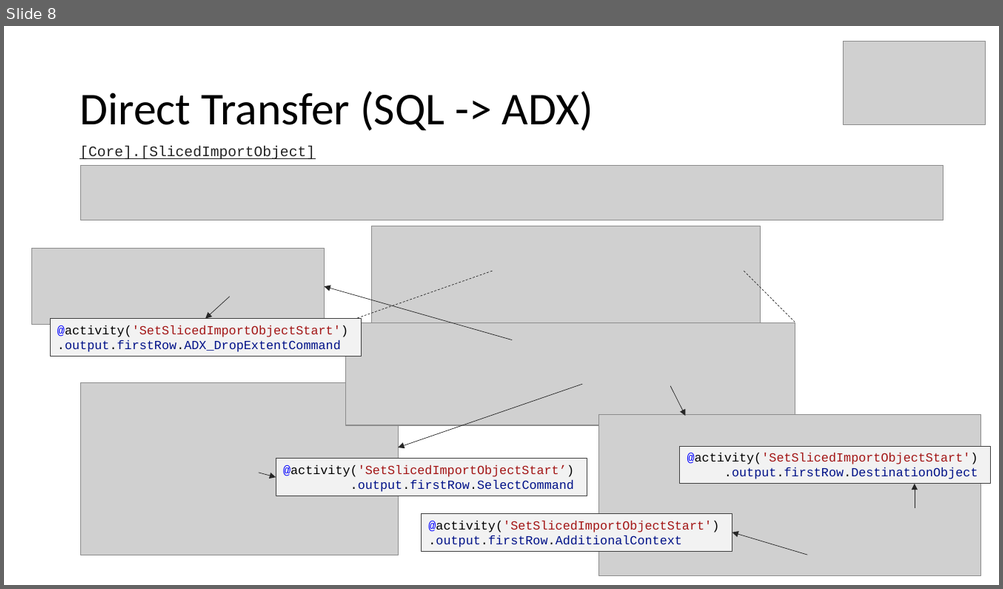
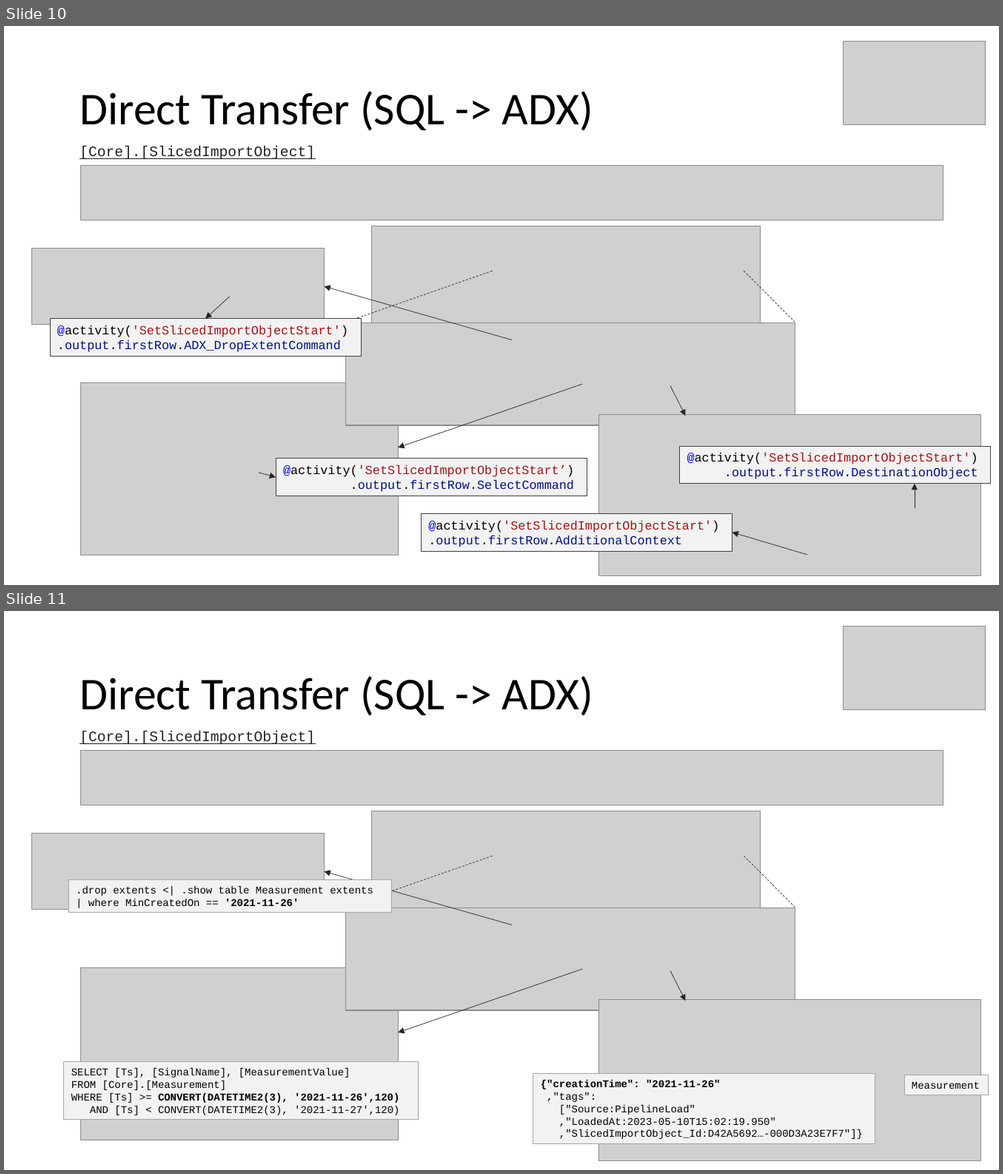
Before and after one commit to meinradweiss/SwissArmyKnife, a slide deck: docs/ADF_SynapsePipelines/PPT/SlicedDataMigrationToolbox.pptx. Shown one above the other, each under a label of ours: slide 8 before the commit, slides 10 and 11 after it. The pictures are 1003x589 and 1003x1174 pixels, drawn with LibreOffice and Linux fonts; fonts in the diff are those of the drawing; grey boxes stand for pictures. Boxes give left, top, right and bottom in pixels: in the first picture for what was removed or moved away, otherwise in the second. Text is boxed around its words. In the diff, an @@ line names an element or a change of style, - is before the commit and + after.

```diff
--- a/docs/ADF_SynapsePipelines/PPT/SlicedDataMigrationToolbox.pptx
+++ b/docs/ADF_SynapsePipelines/PPT/SlicedDataMigrationToolbox.pptx
@@ slide 11 added at (4, 611, 999, 1170), background #FFFFFF @@
@@ picture added at (843, 626, 986, 710) @@
@@ title added at (79, 676, 593, 716), 44 pt, text #000000 @@
+Direct Transfer (SQL -> ADX)
@@ text added at (79, 731, 315, 744), 14 pt, text #212121, underline @@
+[Core].[SlicedImportObject]
@@ picture added at (81, 751, 943, 805) @@
@@ picture added at (372, 812, 760, 917) @@
@@ picture added at (31, 833, 324, 910) @@
@@ arrow added from (512, 925) to (324, 871), #262626 0.5 pt @@
@@ line added from (492, 857) to (346, 907), #262626 0.5 pt dashed @@
@@ line added from (743, 857) to (795, 907), #262626 0.5 pt dashed @@
@@ rectangle added at (69, 880, 392, 912), fill #F2F2F2, outline #A6A6A6 0.75 pt, 10 pt, text #000000 @@
+.drop extents <| .show table Measurement extents
+| where MinCreatedOn == '2021-11-26'
@@ picture added at (346, 908, 794, 1010) @@
@@ picture added at (81, 968, 398, 1140) @@
@@ arrow added from (582, 969) to (398, 1034), #262626 0.5 pt @@
@@ arrow added from (670, 971) to (686, 1001), #262626 0.5 pt @@
@@ picture added at (600, 999, 981, 1161) @@
@@ rectangle added at (64, 1062, 418, 1120), fill #F2F2F2, outline #A6A6A6 0.75 pt, 10 pt, text #000000 @@
+SELECT [Ts], [SignalName], [MeasurementValue]
+FROM [Core].[Measurement]
+WHERE [Ts] >= CONVERT(DATETIME2(3), '2021-11-26',120)
+AND [Ts] < CONVERT(DATETIME2(3), '2021-11-27',120)
@@ rectangle added at (533, 1074, 875, 1145), fill #F2F2F2, outline #A6A6A6 0.75 pt, 10 pt, text #000000 @@
+{"creationTime": "2021-11-26"
+,"tags":
+["Source:PipelineLoad"
+,"LoadedAt:2023-05-10T15:02:19.950"
+,"SlicedImportObject_Id:D42A5692…-000D3A23E7F7"]}
@@ rectangle added at (904, 1076, 988, 1096), fill #F2F2F2, outline #A6A6A6 0.75 pt, 10 pt, text #000000 @@
+Measurement
@@ what was slide 8 is now slide 10 @@
```
Also in this commit, not shown: 1 slide changed, 9 other slides added, 1 slide removed, 10 other files.
